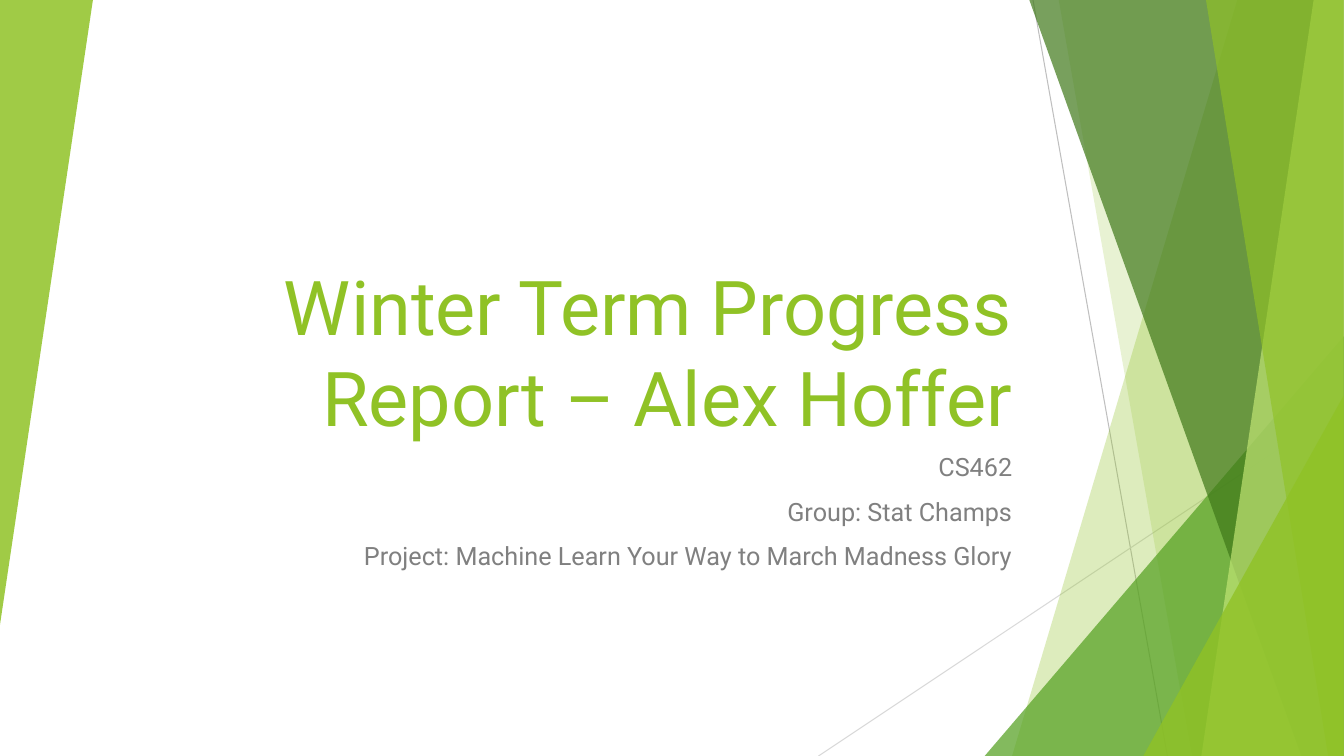
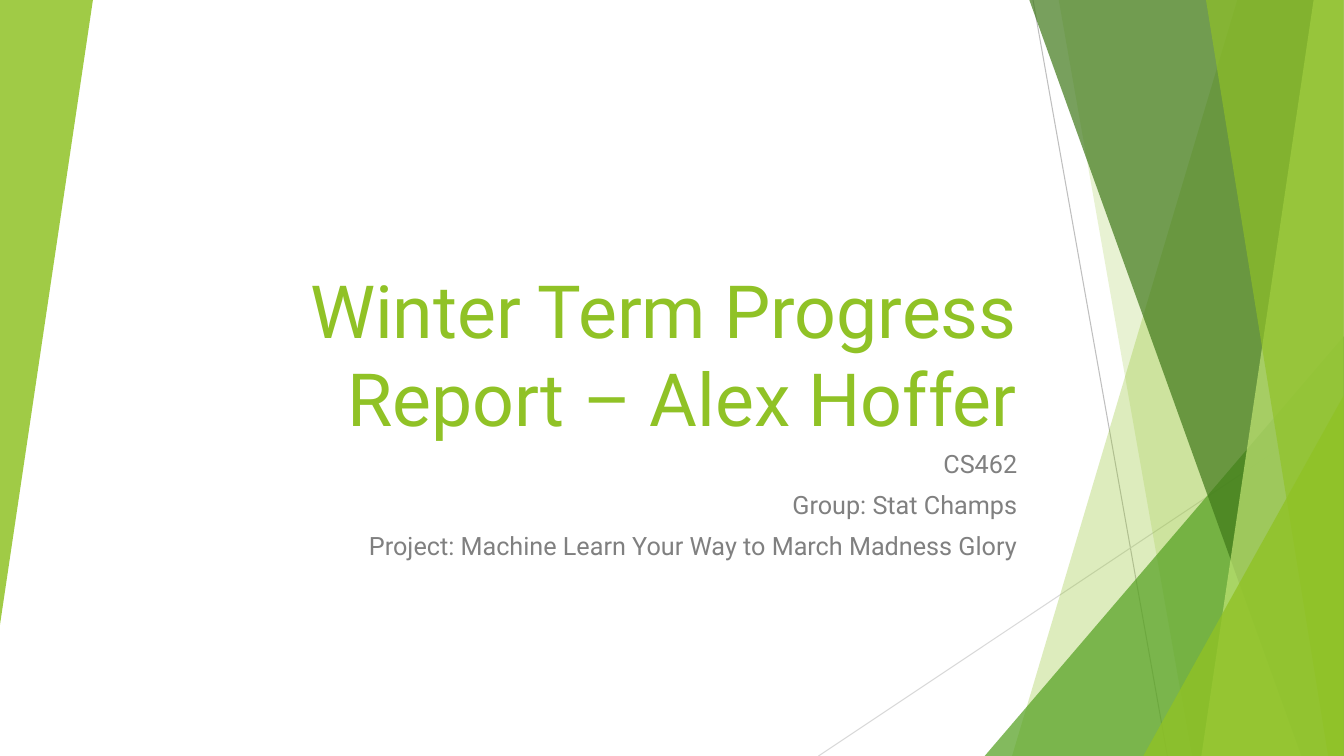
Before and after one commit to AlexDCraig/senior-capstone-project, a slide deck: slide 1 of FinalWinterTermProgressReport/FinalWinterTermDemo.pptx. Drawn at 1344x756 pixels with LibreOffice and Linux fonts; fonts in the diff are those of the drawing. Boxes give left, top, right and bottom in pixels: in the first picture for what was removed or moved away, otherwise in the second. Text is boxed around its words. In the diff, an @@ line names an element or a change of style, - is before the commit and + after.

```diff
--- a/FinalWinterTermProgressReport/FinalWinterTermDemo.pptx
+++ b/FinalWinterTermProgressReport/FinalWinterTermDemo.pptx
@@ title "Winter Term Progress Report – ..." at <box>310,285,1017,441</box>: size 54 to 52.4 pt @@
@@ triangle removed at <box>985,336,1344,756</box> @@
@@ freeform shape added at <box>985,336,1344,756</box>, fill #54A021 at 72% opacity @@
@@ subtitle "CS462" at <box>369,455,1017,561</box>: line spacing 1 to 0.9 @@
```
Also in this commit, not shown: 21 other slides changed, 8 slides added.
